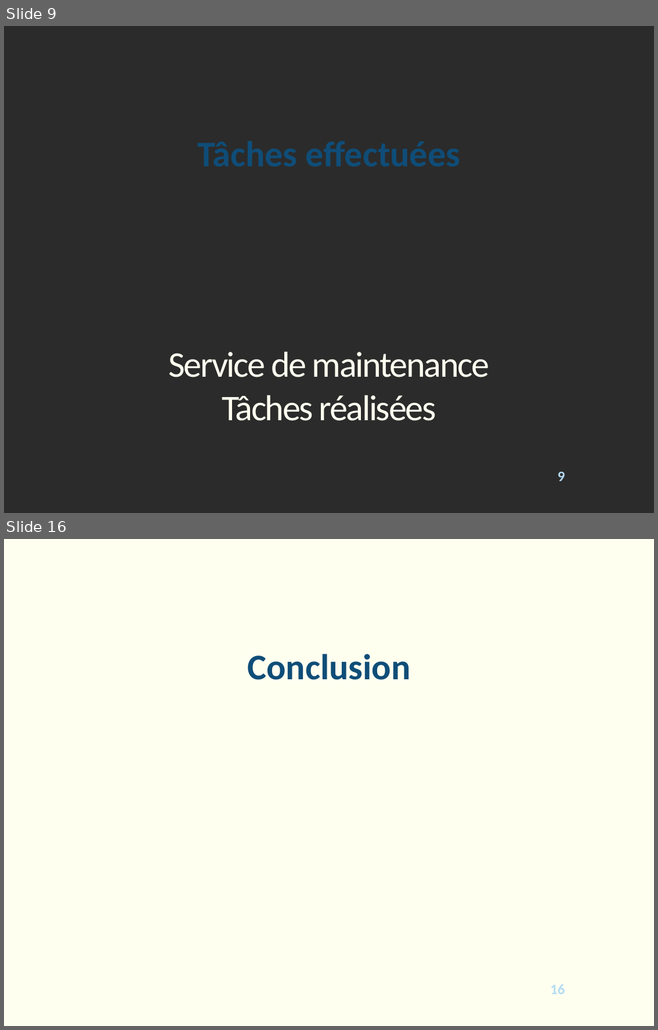
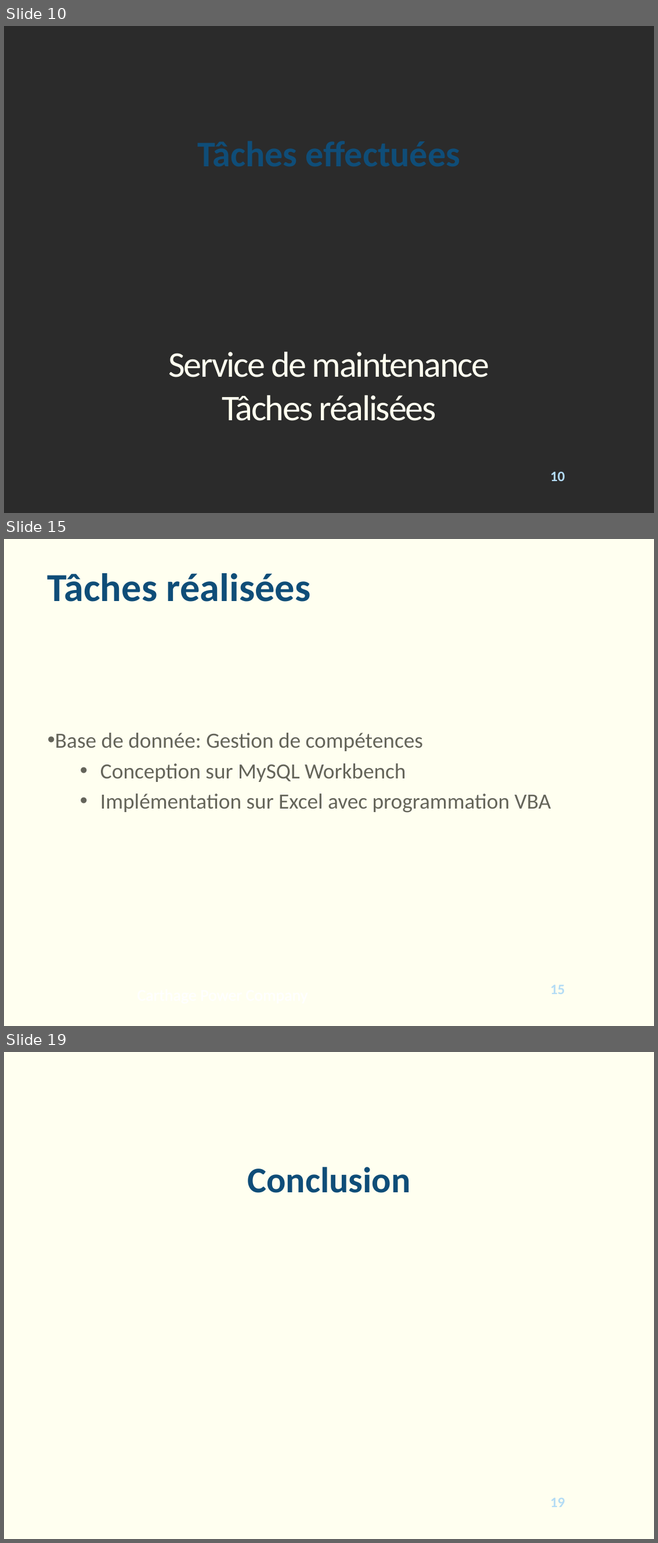
Before and after one commit to Raiton/Soutenance, a slide deck: blue_moving_lights.pptx. Shown one above the other, each under a label of ours: slides 9 and 16 before the commit, slides 10, 15 and 19 after it; the slides between them are not shown. The pictures are 658x1030 and 658x1543 pixels, drawn with LibreOffice and Linux fonts; fonts in the diff are those of the drawing; background and template pictures are left out; a plain dark background stands for a picture behind light text. Boxes give left, top, right and bottom in pixels: in the first picture for what was removed or moved away, otherwise in the second. Text is boxed around its words. In the diff, an @@ line names an element or a change of style, - is before the commit and + after.

```diff
--- a/blue_moving_lights.pptx
+++ b/blue_moving_lights.pptx
@@ slide 15 added at (4, 539, 654, 1026), background picture (left out); not listed: 1 template element that a slide beside it also shows @@
@@ title added at (48, 573, 311, 602), 44 pt, text #0F4D78, bold @@
+Tâches réalisées
@@ text added at (55, 733, 551, 813), 24 pt, text #64645A @@
+• Base de donnée: Gestion de compétences
+  • Conception sur MySQL Workbench
+  • Implémentation sur Excel avec programmation VBA
@@ text added at (130, 982, 317, 1008), 18 pt, text #FFFFFF @@
+Carthage Power Company
@@ what was slide 9 is now slide 10 @@
@@ page number at (550, 471, 564, 481): text changed @@
-9
+10
@@ what was slide 16 is now slide 19 @@
@@ page number at (550, 1498, 564, 1507): text changed @@
-16
+19
```
Also in this commit, not shown: 12 slides changed, 2 other slides added.
